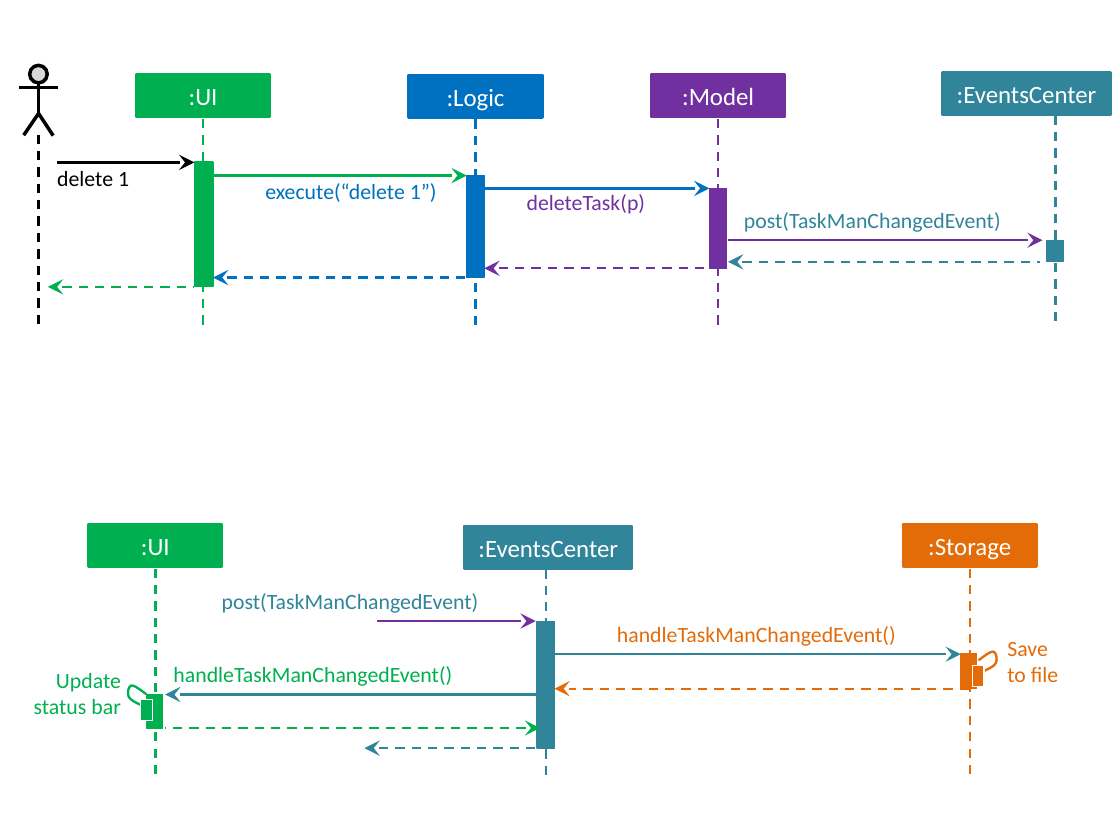
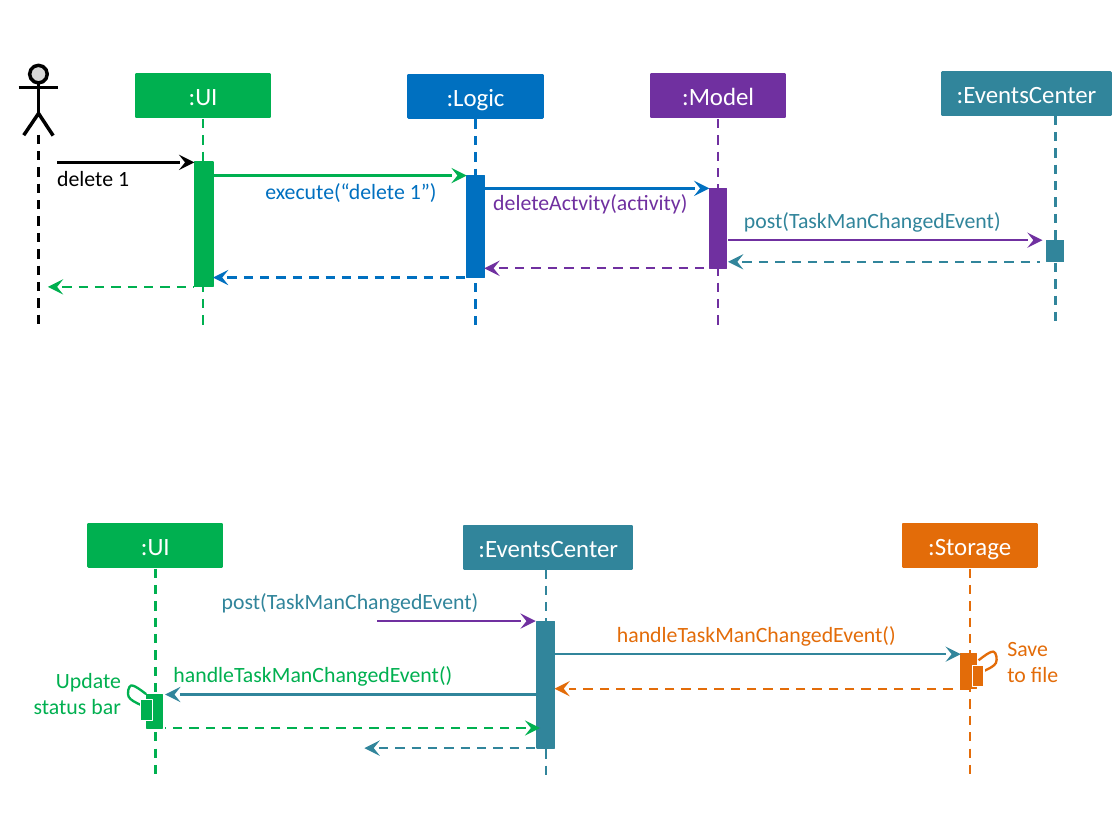
Before and after one commit to CS2103AUG2016-W10-C1/addressbook-level4, a slide deck: slide 3 of docs/diagrams/Diagrams.pptx. Drawn at 1120x840 pixels with LibreOffice and Linux fonts; fonts in the diff are those of the drawing. Boxes give left, top, right and bottom in pixels: in the first picture for what was removed or moved away, otherwise in the second. Text is boxed around its words. In the diff, an @@ line names an element or a change of style, - is before the commit and + after.

```diff
--- a/docs/diagrams/Diagrams.pptx
+++ b/docs/diagrams/Diagrams.pptx
@@ text at (493,194,687,214): text changed @@
-deleteTask(p)
+deleteActvity(activity)
```
Also in this commit, not shown: 3 other slides changed.
